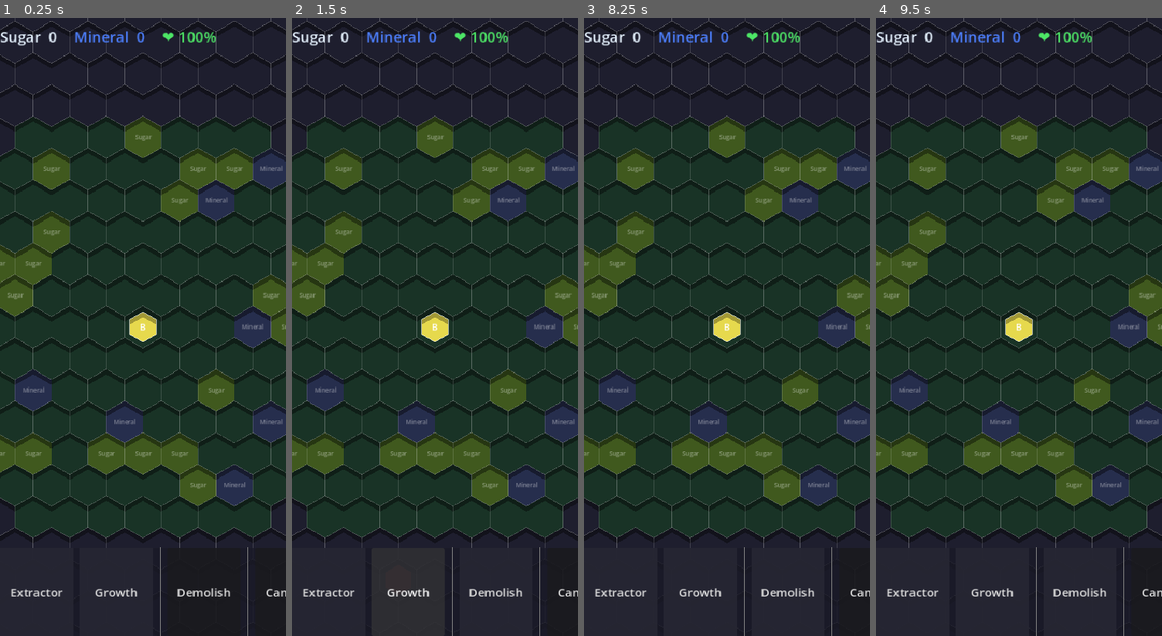
Above: before the commit, frames 1-4 (left to right).
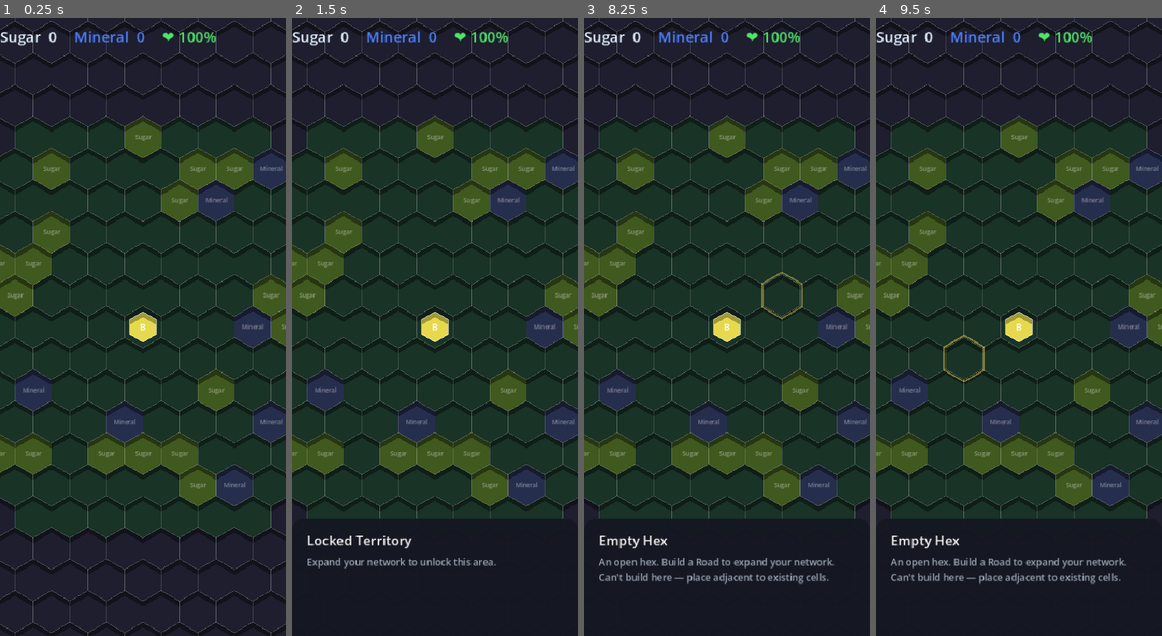
Above: after the commit, the same moments.

Repository: TanelTeemusk/living-factory
Game: Godot game, scene res://scenes/main.tscn
The game is run twice, just before and just after one commit, with the same random seed, the same clock (stepped at 60 frames per second) and the same inputs.
Inputs (mouse positions are in pixels of both pictures, inside the frame that each line leads up to):
- Up to frame 1 (0.25 s): no input
- Up to frame 2 (1.5 s): click (329, 592) at 0.5 s, where only the run before the commit has a clickable "Extractor"; click (409, 592) at 1.25 s, where only the run before the commit has a clickable "Growth"
- Up to frame 3 (8.25 s): click (787, 592) at 2 s, where only the run before the commit has a clickable "Demolish"; click (867, 592) at 2.75 s, where only the run before the commit has a clickable "Cancel"; click (621, 592) at 3.5 s, where only the run before the commit has a clickable "Extractor"; click (701, 592) at 4.25 s, where only the run before the commit has a clickable "Growth"; click (787, 592) at 5 s, where only the run before the commit has a clickable "Demolish"; click (621, 592) at 5.75 s, where only the run before the commit has a clickable "Extractor"; click (701, 592) at 6.5 s, where only the run before the commit has a clickable "Growth"; click (787, 592) at 7.25 s, where only the run before the commit has a clickable "Demolish"; tap Enter at 8 s; move the mouse to (789, 296) at 8.02 s; click (789, 296) at 8.17 s
- Up to frame 4 (9.5 s): drag from (961, 357) to (1004, 450) at 8.77 s

The runs differ from the first frame. In frame 1, 0.9% of the frame differs, in the area x 0-100%, y 85-100%; in frame 2, 3.7%; in frame 3, 3.9%, in the area x 0-100%, y 41-100%; in frame 4, 3.9%.

Commit message:
road is good

Diff:
--- a/autoloads/game_state.gd
+++ b/autoloads/game_state.gd
@@ -29,7 +29,7 @@
 # === CONSTANTS ===
 const EXTRACT_INTERVAL: float = 1.5   # seconds between extractor producing one item
 const PACKET_TRAVEL_TIME: float = 0.8 # seconds to cross one segment
-const MIN_ITEM_GAP: float = 0.5       # minimum progress gap — limits belt to ~2 items max
+const MIN_ITEM_GAP: float = 0.25      # minimum progress gap — allows ~4 items per segment
 
 # === GLOBAL RESOURCE TOTALS ===
 var total_sugar: float = 0.0
@@ -65,8 +65,10 @@
 	}
 
 # === UI STATE ===
-var selected_cell: CellType = CellType.NONE
-var demolish_mode: bool = false
+var selected_cell: CellType = CellType.NONE  # kept for ghost rendering compat
+var demolish_mode: bool = false               # kept for ghost rendering compat
+var selected_hex: Vector2i = Vector2i(-999, -999)  # currently tapped hex (sentinel = none)
+const NO_HEX: Vector2i = Vector2i(-999, -999)
 
 # === HEX CONSTANTS ===
 const HEX_SIZE: float = 32.0
@@ -80,6 +82,7 @@
 signal cell_removed(hex_pos: Vector2i)
 signal selection_changed(cell_type: CellType)
 signal demolish_toggled(active: bool)
+signal hex_selection_changed(hex_pos: Vector2i)  # fired when tapped hex changes
 signal resources_updated()
 signal health_changed(new_health: float)
 signal tiles_unlocked(positions: Array)
@@ -147,6 +150,23 @@
 	demolish_mode = false
 	selection_changed.emit(CellType.NONE)
 	demolish_toggled.emit(false)
+
+# Tap-to-select hex (Polytopia style)
+func select_hex(hex_pos: Vector2i) -> void:
+	if selected_hex == hex_pos:
+		deselect_hex()
+		return
+	selected_hex = hex_pos
+	# Clear any old build-mode state so ghost doesn't show
+	selected_cell = CellType.NONE
+	demolish_mode = false
+	hex_selection_changed.emit(hex_pos)
+
+func deselect_hex() -> void:
+	selected_hex = NO_HEX
+	selected_cell = CellType.NONE
+	demolish_mode = false
+	hex_selection_changed.emit(NO_HEX)
 
 # ============================================================
 # === PLACEMENT ===
--- a/scenes/main.tscn
+++ b/scenes/main.tscn
@@ -28,9 +28,4 @@
 script = ExtResource("4")
 
 [node name="BuildToolbar" type="PanelContainer" parent="UILayer"]
-anchors_preset = 12
-anchor_top = 1.0
-anchor_right = 1.0
-anchor_bottom = 1.0
-offset_top = -120.0
 script = ExtResource("5")
--- a/scripts/hex_grid.gd
+++ b/scripts/hex_grid.gd
@@ -21,8 +21,8 @@
 const GHOST_CELL_ALPHA: float = 0.4
 const HOVER_OVERLAY_ALPHA: float = 0.5
 
-# UI bounds (don't consume input if in bottom 120px)
-const UI_SAFE_MARGIN: float = 120.0
+# UI bounds (don't consume input if in bottom panel area)
+const UI_SAFE_MARGIN: float = 170.0
 
 # Star background — spread across world space, not viewport
 var stars: Array[Vector2] = []
@@ -58,6 +58,7 @@
 	GameState.tiles_unlocked.connect(func(_a): queue_redraw())
 	GameState.nerves_updated.connect(func(): queue_redraw())
 	GameState.packets_updated.connect(func(): queue_redraw())
+	GameState.hex_selection_changed.connect(func(_h): queue_redraw())
 
 func _process(delta: float) -> void:
 	pulse_time += delta
@@ -69,6 +70,7 @@
 	_draw_nerve_connections()
 	_draw_placed_cells()
 	_draw_packets()
+	_draw_selected_hex()
 	_draw_hover()
 
 # === BACKGROUND ===
@@ -211,6 +213,20 @@
 		return "%d,%d>%d,%d" % [a.x, a.y, b.x, b.y]
 	return "%d,%d>%d,%d" % [b.x, b.y, a.x, a.y]
 
+# === SELECTED HEX HIGHLIGHT ===
+func _draw_selected_hex() -> void:
+	var hex := GameState.selected_hex
+	if hex == GameState.NO_HEX:
+		return
+	if not GameState.tile_map.has(hex):
+		return
+	var center := GameState.hex_to_pixel(hex)
+	var verts := _get_hex_vertices(center, HEX_SIZE + 3.0)
+	# Animated pulse using pulse_time
+	var alpha := 0.5 + 0.25 * sin(pulse_time * PULSE_SPEED)
+	for i in range(6):
+		draw_line(verts[i], verts[(i + 1) % 6], Color(1.0, 0.85, 0.3, alpha), 2.5)
+
 # === HOVER GHOST ===
 func _draw_hover() -> void:
 	var hovered_hex := GameState.pixel_to_hex(get_global_mouse_position())
@@ -249,11 +265,12 @@
 	if event is InputEventMouseButton:
 		var mb := event as InputEventMouseButton
 		if mb.pressed and mb.button_index == MOUSE_BUTTON_LEFT:
-			# Check UI safe zone
 			var viewport_size := get_viewport_rect().size
-			if mb.position.y > viewport_size.y - UI_SAFE_MARGIN:
+			# Block taps inside open bottom sheet
+			var panel_open := GameState.selected_hex != GameState.NO_HEX
+			var safe := UI_SAFE_MARGIN if panel_open else 4.0
+			if mb.position.y > viewport_size.y - safe:
 				return
-			# Convert screen position to world coords via canvas transform
 			var world_pos := get_canvas_transform().affine_inverse() * mb.position
 			var hex_pos := GameState.pixel_to_hex(world_pos)
 			_handle_hex_click(hex_pos)
@@ -265,7 +282,9 @@
 		var st := event as InputEventScreenTouch
 		if st.pressed and st.index == 0:
 			var viewport_size := get_viewport_rect().size
-			if st.position.y > viewport_size.y - UI_SAFE_MARGIN:
+			var panel_open := GameState.selected_hex != GameState.NO_HEX
+			var safe := UI_SAFE_MARGIN if panel_open else 4.0
+			if st.position.y > viewport_size.y - safe:
 				return
 			var world_pos := get_canvas_transform().affine_inverse() * st.position
 			var hex_pos := GameState.pixel_to_hex(world_pos)
@@ -274,12 +293,10 @@
 
 func _handle_hex_click(hex_pos: Vector2i) -> void:
 	if not GameState.tile_map.has(hex_pos):
-		return
-	if GameState.demolish_mode:
-		if GameState.placed_cells.has(hex_pos):
-			GameState.remove_cell(hex_pos)
-	elif GameState.selected_cell != GameState.CellType.NONE:
-		GameState.place_cell(hex_pos, GameState.selected_cell)
+		# Tapped outside — deselect
+		GameState.deselect_hex()
+		return
+	GameState.select_hex(hex_pos)
 
 # === HEX GEOMETRY ===
 func _get_hex_vertices(center: Vector2, size: float) -> Array[Vector2]:
--- a/ui/build_toolbar.gd
+++ b/ui/build_toolbar.gd
@@ -1,116 +1,193 @@
 extends PanelContainer
+## Polytopia-style hex-info bottom sheet.
+## Hidden until the player taps a hex; slides up with tile info + context actions.
 
-var buttons: Dictionary = {}
-var active_cell_type: GameState.CellType = GameState.CellType.NONE
+# ── Layout ──────────────────────────────────────────────────────────────────
+const PANEL_HEIGHT: float = 160.0
+const SLIDE_SPEED:  float = 800.0   # px / sec
+
+var _target_y: float = 0.0   # 0 = fully visible, PANEL_HEIGHT = hidden
+var _current_y: float = 0.0  # offset from the bottom anchor
+
+# ── Child refs (built in _ready) ────────────────────────────────────────────
+var _title_label:    Label
+var _subtitle_label: Label
+var _button_row:     HBoxContainer
 
 func _ready() -> void:
-	# Setup panel background
-	var panel_stylebox = StyleBoxFlat.new()
-	panel_stylebox.bg_color = Color(0.1, 0.1, 0.15, 0.8)
-	panel_stylebox.set_corner_radius_all(4)
-	add_theme_stylebox_override("panel", panel_stylebox)
+	# ── Panel style ──────────────────────────────────────────────────────────
+	custom_minimum_size = Vector2(0, PANEL_HEIGHT)
+	var sb := StyleBoxFlat.new()
+	sb.bg_color = Color(0.08, 0.09, 0.13, 0.96)
+	sb.set_corner_radius_all(0)
+	sb.corner_radius_top_left  = 16
+	sb.corner_radius_top_right = 16
+	add_theme_stylebox_override("panel", sb)
 
-	# Create HBoxContainer for buttons
-	var hbox = HBoxContainer.new()
-	hbox.add_theme_constant_override("separation", 8)
-	add_child(hbox)
+	# ── Anchor: bottom full-width ────────────────────────────────────────────
+	set_anchors_preset(Control.PRESET_BOTTOM_WIDE)
+	offset_top    = -PANEL_HEIGHT
+	offset_bottom = 0.0
+	offset_left   = 0.0
+	offset_right  = 0.0
 
-	# Create building buttons
-	_create_building_button(hbox, GameState.CellType.EXTRACTOR, "Extractor")
-	_create_building_button(hbox, GameState.CellType.GROWTH, "Growth")
+	# ── Inner layout ─────────────────────────────────────────────────────────
+	var vbox := VBoxContainer.new()
+	vbox.add_theme_constant_override("separation", 8)
+	vbox.set_anchors_and_offsets_preset(Control.PRESET_FULL_RECT)
 
-	# Add separator
-	var separator = VSeparator.new()
-	hbox.add_child(separator)
+	var margin := MarginContainer.new()
+	margin.add_theme_constant_override("margin_left",   20)
+	margin.add_theme_constant_override("margin_right",  20)
+	margin.add_theme_constant_override("margin_top",    16)
+	margin.add_theme_constant_override("margin_bottom", 16)
+	margin.size_flags_vertical = Control.SIZE_EXPAND_FILL
+	margin.add_child(vbox)
+	add_child(margin)
 
-	# Add demolish button (special styling)
-	_create_demolish_button(hbox)
+	_title_label = Label.new()
+	_title_label.add_theme_font_size_override("font_size", 18)
+	_title_label.add_theme_color_override("font_color", Color(0.95, 0.95, 0.95))
+	vbox.add_child(_title_label)
 
-	# Add separator
-	separator = VSeparator.new()
-	hbox.add_child(separator)
+	_subtitle_label = Label.new()
+	_subtitle_label.add_theme_font_size_override("font_size", 13)
+	_subtitle_label.add_theme_color_override("font_color", Color(0.6, 0.65, 0.7))
+	_subtitle_label.autowrap_mode = TextServer.AUTOWRAP_WORD
+	vbox.add_child(_subtitle_label)
 
-	# Add cancel/deselect button
-	_create_cancel_button(hbox)
+	_button_row = HBoxContainer.new()
+	_button_row.add_theme_constant_override("separation", 10)
+	vbox.add_child(_button_row)
 
-	# Connect signals
-	GameState.selection_changed.connect(_on_selection_changed)
-	GameState.demolish_toggled.connect(_on_demolish_toggled)
+	# ── Start hidden (slid off bottom) ───────────────────────────────────────
+	_current_y = PANEL_HEIGHT
+	_target_y  = PANEL_HEIGHT
+	_apply_offset()
 
-func _create_building_button(parent: HBoxContainer, cell_type: GameState.CellType, name: String) -> void:
-	var button = Button.new()
-	button.text = name
-	button.custom_minimum_size = Vector2(100, 40)
+	# ── Signals ──────────────────────────────────────────────────────────────
+	GameState.hex_selection_changed.connect(_on_hex_selection_changed)
+	GameState.cell_placed.connect(func(_a, _b): _refresh())
+	GameState.cell_removed.connect(func(_a): _refresh())
 
-	# TODO: show costs here once economy is re-enabled
+func _process(delta: float) -> void:
+	if absf(_current_y - _target_y) > 0.5:
+		_current_y = move_toward(_current_y, _target_y, SLIDE_SPEED * delta)
+		_apply_offset()
 
-	button.pressed.connect(func() -> void:
-		if GameState.selected_cell == cell_type:
-			GameState.clear_selection()
-		else:
-			GameState.select_cell(cell_type)
-	)
+func _apply_offset() -> void:
+	offset_top    = -PANEL_HEIGHT + _current_y
+	offset_bottom = _current_y
 
-	parent.add_child(button)
-	buttons[cell_type] = button
-	_update_button_style(button, cell_type)
+# ── Hex selection ────────────────────────────────────────────────────────────
+func _on_hex_selection_changed(hex_pos: Vector2i) -> void:
+	if hex_pos == GameState.NO_HEX:
+		_target_y = PANEL_HEIGHT   # slide out
+		return
+	_rebuild_panel(hex_pos)
+	_target_y = 0.0               # slide in
 
-func _create_demolish_button(parent: HBoxContainer) -> void:
-	var button = Button.new()
-	button.text = "Demolish"
-	button.custom_minimum_size = Vector2(100, 40)
-	button.pressed.connect(func() -> void:
-		if GameState.demolish_mode:
-			GameState.clear_selection()
-		else:
-			GameState.toggle_demolish()
-	)
+func _refresh() -> void:
+	if GameState.selected_hex != GameState.NO_HEX:
+		_rebuild_panel(GameState.selected_hex)
 
-	parent.add_child(button)
-	buttons["demolish"] = button
+# ── Panel content ─────────────────────────────────────────────────────────────
+func _rebuild_panel(hex_pos: Vector2i) -> void:
+	# Clear old buttons
+	for child in _button_row.get_children():
+		child.queue_free()
 
-func _create_cancel_button(parent: HBoxContainer) -> void:
-	var button = Button.new()
-	button.text = "Cancel"
-	button.custom_minimum_size = Vector2(80, 40)
-	button.pressed.connect(func() -> void:
-		GameState.clear_selection()
-	)
+	var tile_type:  int = GameState.tile_map.get(hex_pos, -1)
+	var cell_type:  int = GameState.placed_cells.get(hex_pos, GameState.CellType.NONE)
+	var is_locked:  bool = tile_type == GameState.TileType.LOCKED
 
-	parent.add_child(button)
-	buttons["cancel"] = button
+	# ── Title / subtitle ─────────────────────────────────────────────────────
+	_title_label.text    = _tile_name(tile_type, cell_type)
+	_subtitle_label.text = _tile_description(tile_type, cell_type, is_locked)
 
-func _update_button_style(button: Button, cell_type: GameState.CellType) -> void:
-	var is_active = (cell_type == active_cell_type)
+	# ── Action buttons ───────────────────────────────────────────────────────
+	if is_locked:
+		return  # no actions on locked tiles
 
-	if is_active:
-		var highlight_stylebox = StyleBoxFlat.new()
-		highlight_stylebox.bg_color = Color(0.2, 0.2, 0.25, 1.0)
-		highlight_stylebox.set_border_width_all(3)
-		highlight_stylebox.border_color = Color(0.3, 0.8, 1.0)
-		button.add_theme_stylebox_override("normal", highlight_stylebox)
+	var has_cell: bool = cell_type != GameState.CellType.NONE
+
+	if not has_cell:
+		# What can be placed here?
+		var can_extractor: bool = GameState.can_place_cell(hex_pos, GameState.CellType.EXTRACTOR)
+		var can_growth:    bool = GameState.can_place_cell(hex_pos, GameState.CellType.GROWTH)
+
+		if can_extractor:
+			_add_button("Build Extractor", Color(0.25, 0.55, 0.35), func():
+				GameState.place_cell(hex_pos, GameState.CellType.EXTRACTOR)
+			)
+		if can_growth:
+			_add_button("Build Road", Color(0.4, 0.25, 0.55), func():
+				GameState.place_cell(hex_pos, GameState.CellType.GROWTH)
+			)
+		if not can_extractor and not can_growth:
+			_subtitle_label.text += "\nCan't build here — place adjacent to existing cells."
 	else:
-		var normal_stylebox = StyleBoxFlat.new()
-		normal_stylebox.bg_color = Color(0.15, 0.15, 0.2, 0.9)
-		button.add_theme_stylebox_override("normal", normal_stylebox)
+		# There's a cell — offer demolish (not on base)
+		if cell_type != GameState.CellType.BASE:
+			_add_button("Demolish", Color(0.55, 0.15, 0.15), func():
+				GameState.remove_cell(hex_pos)
+				GameState.deselect_hex()
+			)
 
-func _on_selection_changed(cell_type: GameState.CellType) -> void:
-	active_cell_type = cell_type
+func _add_button(label: String, bg: Color, callback: Callable) -> void:
+	var btn := Button.new()
+	btn.text = label
+	btn.custom_minimum_size = Vector2(120, 44)
 
-	for type in [GameState.CellType.EXTRACTOR, GameState.CellType.GROWTH]:
-		if type in buttons:
-			_update_button_style(buttons[type], type)
+	var sb_normal := StyleBoxFlat.new()
+	sb_normal.bg_color = bg
+	sb_normal.set_corner_radius_all(8)
+	btn.add_theme_stylebox_override("normal", sb_normal)
 
-func _on_demolish_toggled(enabled: bool) -> void:
-	if "demolish" in buttons:
-		var demolish_button = buttons["demolish"]
-		if enabled:
-			var highlight_stylebox = StyleBoxFlat.new()
-			highlight_stylebox.bg_color = Color(0.4, 0.15, 0.15, 1.0)
-			highlight_stylebox.set_border_width_all(3)
-			highlight_stylebox.border_color = Color(0.9, 0.3, 0.3)
-			demolish_button.add_theme_stylebox_override("normal", highlight_stylebox)
-		else:
-			var normal_stylebox = StyleBoxFlat.new()
-			normal_stylebox.bg_color = Color(0.15, 0.15, 0.2, 0.9)
-			demolish_button.add_theme_stylebox_override("normal", normal_stylebox)
+	var sb_hover := StyleBoxFlat.new()
+	sb_hover.bg_color = bg.lightened(0.15)
+	sb_hover.set_corner_radius_all(8)
+	btn.add_theme_stylebox_override("hover", sb_hover)
+
+	var sb_pressed := StyleBoxFlat.new()
+	sb_pressed.bg_color = bg.darkened(0.15)
+	sb_pressed.set_corner_radius_all(8)
+	btn.add_theme_stylebox_override("pressed", sb_pressed)
+
+	btn.add_theme_color_override("font_color", Color.WHITE)
+	btn.add_theme_font_size_override("font_size", 14)
+	btn.pressed.connect(callback)
+	_button_row.add_child(btn)
+
+# ── Display helpers ───────────────────────────────────────────────────────────
+func _tile_name(tile_type: int, cell_type: int) -> String:
+	if cell_type != GameState.CellType.NONE:
+		return GameState.cell_names.get(cell_type, "Unknown")
+	match tile_type:
+		GameState.TileType.EMPTY:        return "Empty Hex"
+		GameState.TileType.SUGAR_FIELD:  return "Sugar Field"
+		GameState.TileType.MINERAL_FIELD: return "Mineral Field"
+		GameState.TileType.LOCKED:       return "Locked Territory"
+	return "Unknown"
+
+func _tile_description(tile_type: int, cell_type: int, is_locked: bool) -> String:
+	if is_locked:
+		return "Expand your network to unlock this area."
+	match cell_type:
+		GameState.CellType.BASE:
+			return "Your central hub. Resources are delivered here."
+		GameState.CellType.EXTRACTOR:
+			if tile_type == GameState.TileType.SUGAR_FIELD:
+				return "Harvesting sugar from this field."
+			elif tile_type == GameState.TileType.MINERAL_FIELD:
+				return "Harvesting minerals from this field."
+			return "Extracting resources."
+		GameState.CellType.GROWTH:
+			return "Road junction — routes items toward the base."
+	# Empty tile
+	match tile_type:
+		GameState.TileType.SUGAR_FIELD:
+			return "Rich in sugar. Build an Extractor to harvest it."
+		GameState.TileType.MINERAL_FIELD:
+			return "Mineral deposit. Build an Extractor to harvest it."
+	return "An open hex. Build a Road to expand your network."
